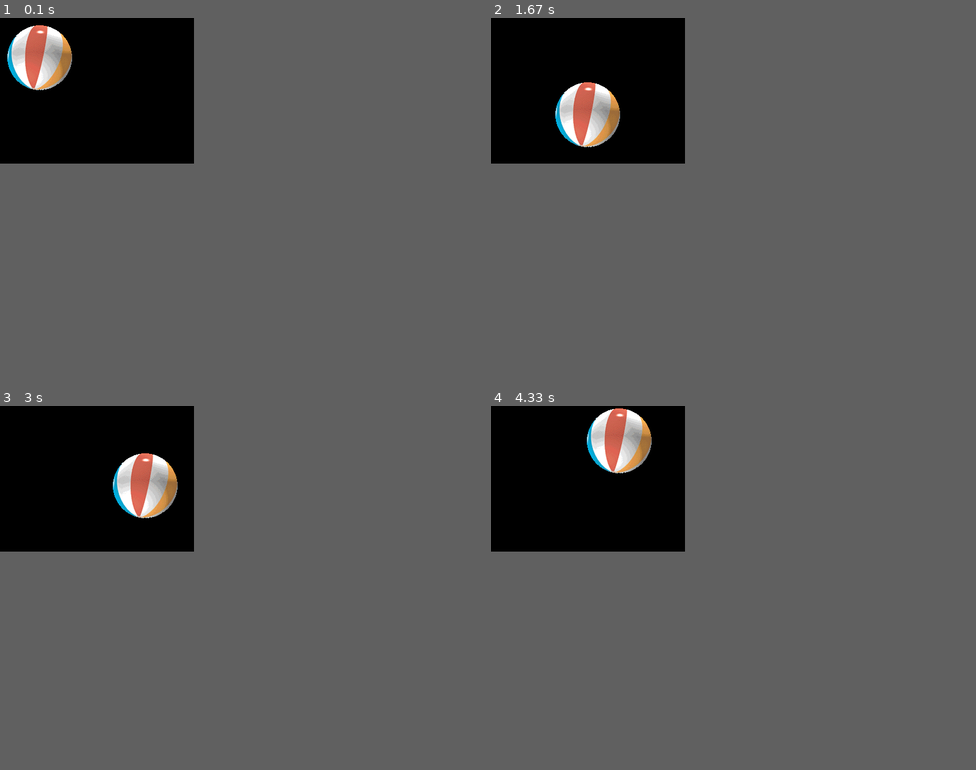
Above: before the commit, frames 1-4 (two rows, left to right).
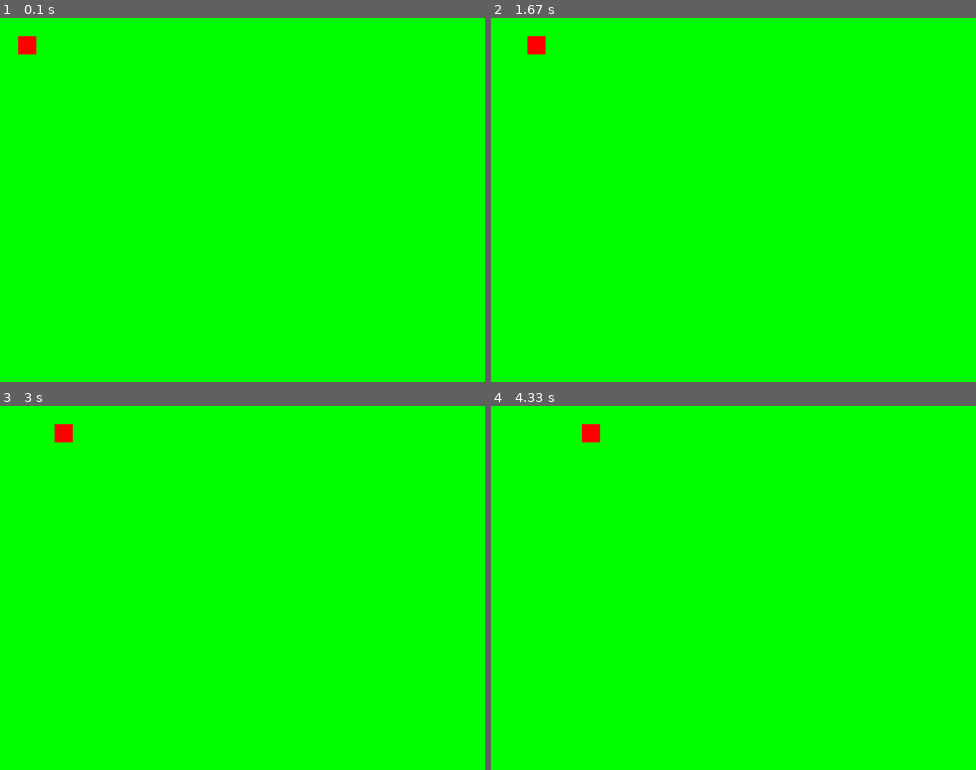
Above: after the commit, the same moments.

Repository: yenng/pygame_learning
Game: pygame game, started from pygame_try.py
The game is run twice, just before and just after one commit, with the same random seed, the same clock (stepped at 60 frames per second) and the same inputs.
Inputs:
- Up to frame 1 (0.1 s): no input
- Up to frame 2 (1.67 s): no input
- Up to frame 3 (3 s): no input
- Up to frame 4 (4.33 s): no input
The window is 320x240 before the commit and 800x600 after it. Grey fills any space a smaller window leaves; there, only what the larger window draws over its background counts as a difference.

The runs differ from the first frame. In frame 1, 16% of the frame differs, in the area x 0-40%, y 0-40%; in frame 2, 16%; in frame 3, 16%; in frame 4, 16%.

Commit message:
Move rect example

Diff:
--- a/pygame_try.py
+++ b/pygame_try.py
@@ -1,6 +1,56 @@
-import sys, pygame
-pygame.init()
+import pygame
 
+class GuidyGonzales:
+    def __init__(self):
+        self.pygame = pygame
+        self.pygame.init()
+
+        # Initialling color
+        self.green = [0, 255, 0]
+        self.red = [255, 0, 0]
+
+        # set the screen.
+        self.screen = self.pygame.display.set_mode([800,600])
+        self.screen.fill(self.green)
+
+        self.pygame.display.set_caption("Guidy Gonzales")
+
+        # Drawing square.
+        self.player = self.pygame.draw.rect(self.screen, self.red, self.pygame.Rect(30,30,30,30))
+
+        self.pygame.display.flip()
+
+        # Create clock.
+        self.clock = pygame.time.Clock()
+
+    def move_square(self):
+        pass
+
+
+    def main(self):
+        """"""
+        while self.player.x < self.screen.get_width():
+            self.pygame.event.pump()
+            self.player.move_ip(30,0)
+            print(self.player)
+            print(self.player.x)
+
+            # Wait for 1 sec
+            self.clock.tick(1)
+
+            self.screen.fill(self.green)
+            self.pygame.draw.rect(self.screen, self.red, self.player, 0)
+            self.pygame.display.update()
+
+        self.pygame.QUIT
+
+
+if __name__ == "__main__":
+    game = GuidyGonzales()
+    game.main()
+
+
+"""
 size = width, height = 320, 240
 speed = [1, 1]
 black = 0, 0, 0
@@ -23,3 +73,4 @@
     screen.fill(black)
     screen.blit(ball, ballrect)
     pygame.display.flip()
+"""
